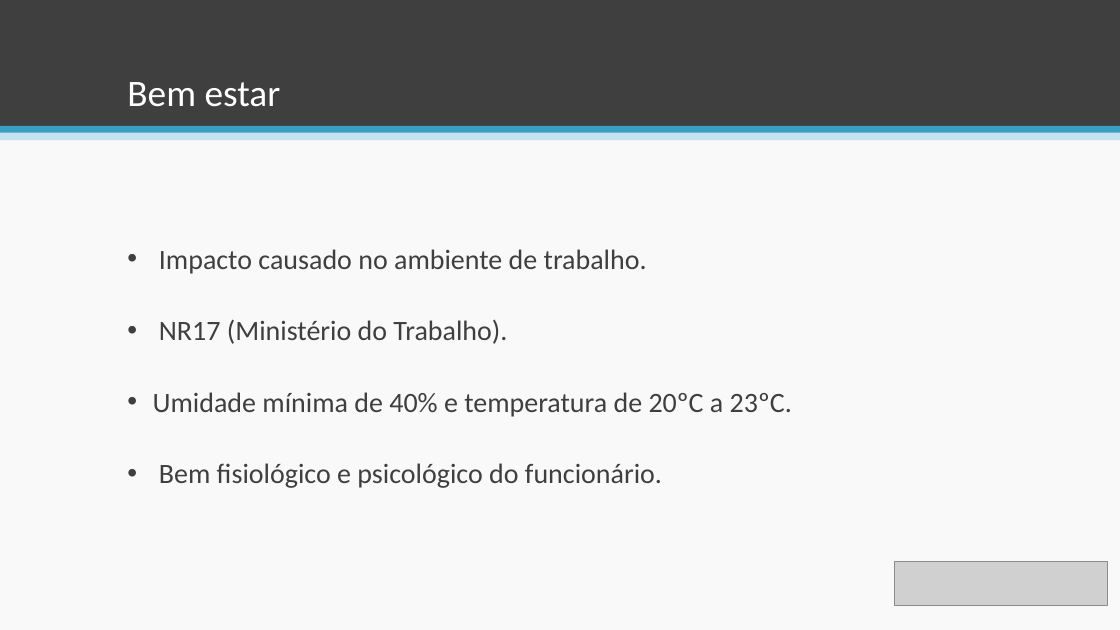
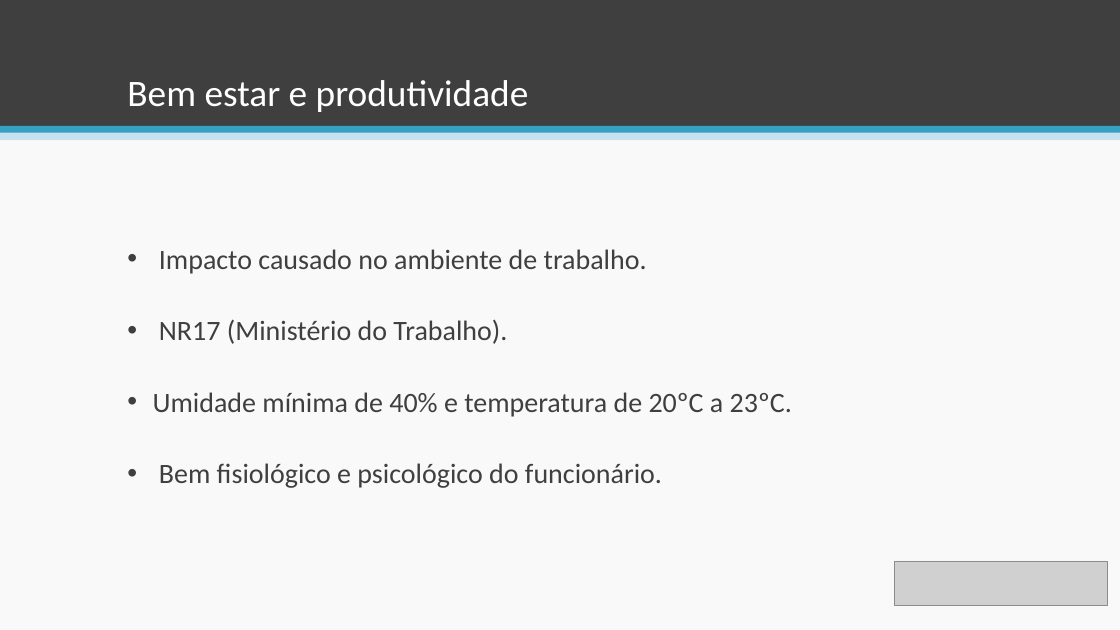
Before and after one commit to esteves-esta/TechHumi, a slide deck: slide 6 of documentacao/PowerPoint.pptx (slide 5 before the commit). Drawn at 1120x630 pixels with LibreOffice and Linux fonts; fonts in the diff are those of the drawing; grey boxes stand for pictures. Boxes give left, top, right and bottom in pixels: in the first picture for what was removed or moved away, otherwise in the second. Text is boxed around its words. In the diff, an @@ line names an element or a change of style, - is before the commit and + after.

```diff
--- a/documentacao/PowerPoint.pptx
+++ b/documentacao/PowerPoint.pptx
@@ title at (127,80,529,112): text changed @@
-Bem estar
+Bem estar e produtividade
```
Also in this commit, not shown: 4 other slides changed, 8 slides added, 1 slide removed, 3 other files.
